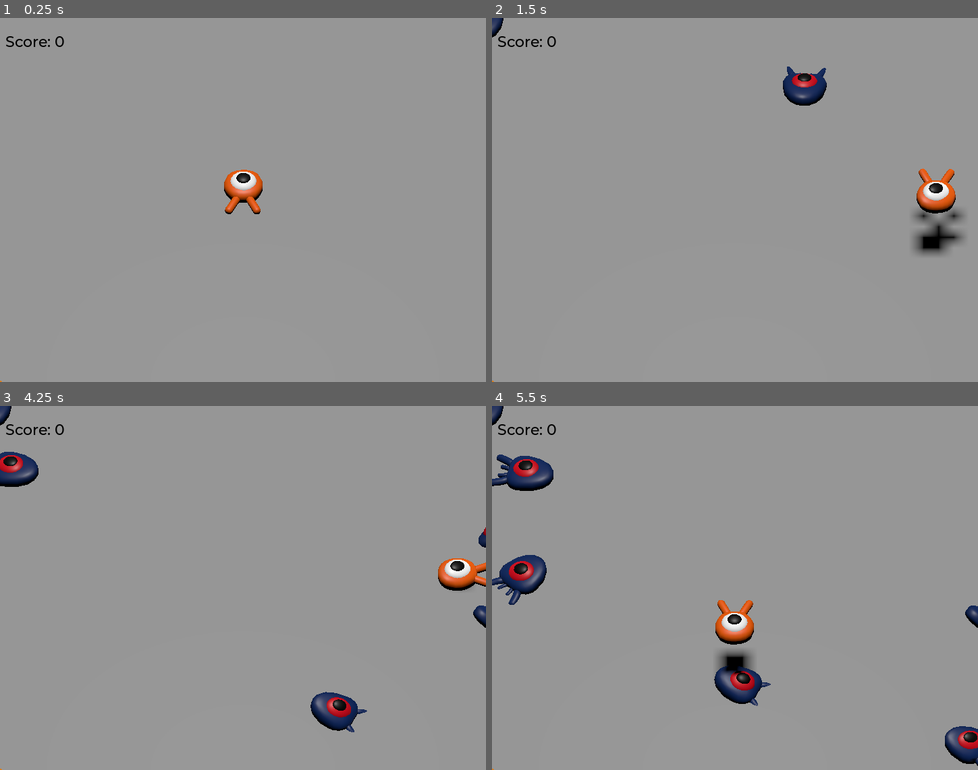
Above: before the commit, frames 1-4 (two rows, left to right).
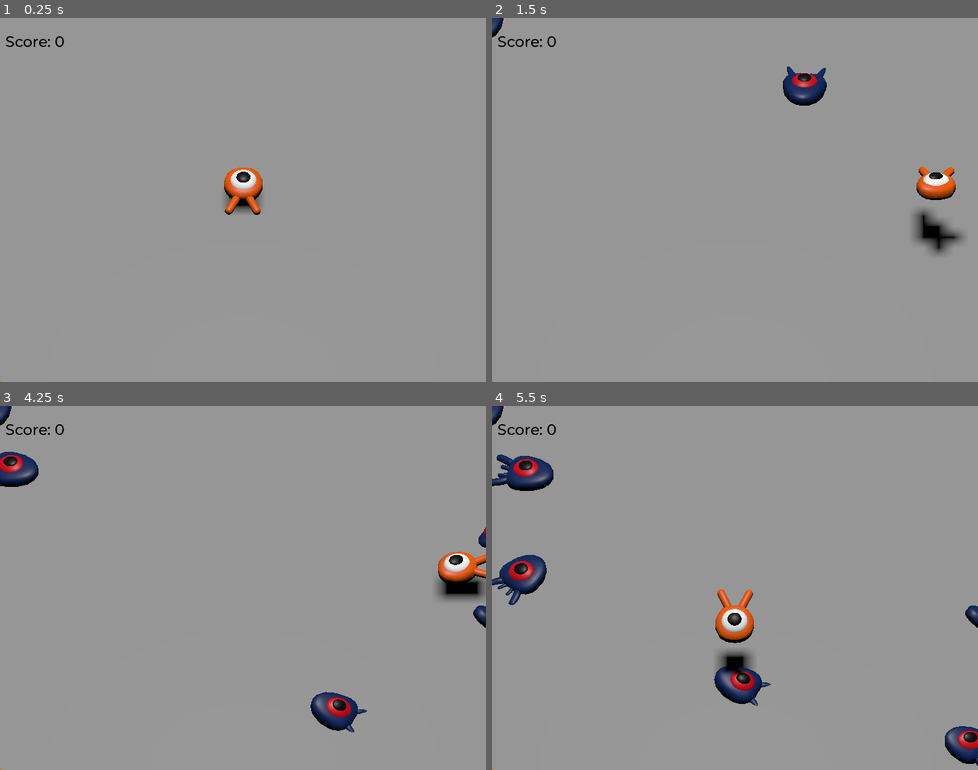
Above: after the commit, the same moments.

Repository: Jhair7474/3D-game-Godot
Game: Godot game, scene res://main.tscn
The game is run twice, just before and just after one commit, with the same random seed, the same clock (stepped at 60 frames per second) and the same inputs.
Inputs:
- Up to frame 1 (0.25 s): no input
- Up to frame 2 (1.5 s): tap Enter (ui_accept) at 0.5 s; hold Right (move_right) 0.53-1.28 s; tap Space (jump) at 0.6, 0.77, 1.07, 1.35 s; hold Down (move_back) from 1.28 s (still down)
- Up to frame 3 (4.25 s): tap Space (jump) at 1.52, 1.82, 2.1, 2.85, 3.02, 3.32, 3.6, 3.77, 4.07 s; release Down (move_back) at 2.03 s; hold Right (move_right) 2.03-2.78 s; hold Up (move_forward) 2.78-3.53 s; hold Left (move_left) from 3.53 s (still down)
- Up to frame 4 (5.5 s): tap Space (jump) at 4.35, 4.52, 4.82, 5.1 s; release Left (move_left) at 5.03 s; hold Down (move_back) from 5.03 s (still down)

The runs differ from the first frame. In frame 1, 0.3% of the frame differs, in the area x 46-55%, y 41-55%; in frame 2, 1.3%, in the area x 86-98%, y 40-66%; in frame 3, 1.1%; in frame 4, 0.6%.

Commit message:
implementacion de animacion al jugador

Diff:
--- a/main.tscn
+++ b/main.tscn
@@ -115,7 +115,7 @@
 anchor_bottom = 1.0
 grow_horizontal = 2
 grow_vertical = 2
-color = Color(0, 0, 0, 1)
+color = Color(0, 0, 0, 0.59607846)
 
 [node name="Label" type="Label" parent="UserInterface/Retry"]
 layout_mode = 1
--- a/player.gd
+++ b/player.gd
@@ -2,7 +2,7 @@
 
 signal hit
 
-# How fast the player moves in meters per second
+# How fast the player moves in meters per second.
 @export var speed = 14
 # The downward acceleration while in the air, in meters per second squared.
 @export var fall_acceleration = 75
@@ -31,18 +31,21 @@
 	if Input.is_action_pressed("move_forward"):
 		direction.z = direction.z - 1
 
-	# Prevent diagonal moving fast af
+	# Prevent diagonal movement being very fast
 	if direction != Vector3.ZERO:
 		direction = direction.normalized()
 		# Setting the basis property will affect the rotation of the node.
 		$Pivot.basis = Basis.looking_at(direction)
+		$AnimationPlayer.speed_scale = 4
+	else:
+		$AnimationPlayer.speed_scale = 1
 
 	# Ground Velocity
 	target_velocity.x = direction.x * speed
 	target_velocity.z = direction.z * speed
 
 	# Vertical Velocity
-	if not is_on_floor(): # If in the air, fall towards the floor. Literally gravity
+	if not is_on_floor(): # If in the air, fall towards the floor
 		target_velocity.y = target_velocity.y - (fall_acceleration * delta)
 
 	# Jumping.
@@ -74,6 +77,8 @@
 	velocity = target_velocity
 	move_and_slide()
 
+	$Pivot.rotation.x = PI / 6 * velocity.y / jump_impulse
+
 # And this function at the bottom.
 func die():
 	hit.emit()
--- a/player.tscn
+++ b/player.tscn
@@ -7,6 +7,92 @@
 
 [sub_resource type="CylinderShape3D" id="CylinderShape3D_onrkg"]
 height = 0.45409393
+
+[sub_resource type="Animation" id="Animation_onrkg"]
+resource_name = "float"
+length = 1.2
+loop_mode = 1
+tracks/0/type = "value"
+tracks/0/imported = false
+tracks/0/enabled = true
+tracks/0/path = NodePath("Pivot/Character:position")
+tracks/0/interp = 1
+tracks/0/loop_wrap = true
+tracks/0/keys = {
+"times": PackedFloat32Array(0.3, 0.8333333, 1.19),
+"transitions": PackedFloat32Array(0.40612617, 0.4506253, 2.2973976),
+"update": 0,
+"values": [Vector3(0, 0, 0), Vector3(0, 0.6, 0), Vector3(0, 0.35, 0)]
+}
+tracks/1/type = "value"
+tracks/1/imported = false
+tracks/1/enabled = true
+tracks/1/path = NodePath("Pivot/Character:rotation")
+tracks/1/interp = 1
+tracks/1/loop_wrap = true
+tracks/1/keys = {
+"times": PackedFloat32Array(0.1, 0.6, 1.19),
+"transitions": PackedFloat32Array(0.40612617, 0.4506253, 2.2973976),
+"update": 0,
+"values": [Vector3(0, 0, 0), Vector3(0.15707964, 0, 0), Vector3(-0.15707964, 0, 0)]
+}
+tracks/2/type = "value"
+tracks/2/imported = false
+tracks/2/enabled = false
+tracks/2/path = NodePath("Pivot/Character:scale")
+tracks/2/interp = 1
+tracks/2/loop_wrap = true
+tracks/2/keys = {
+"times": PackedFloat32Array(),
+"transitions": PackedFloat32Array(),
+"update": 0,
+"values": []
+}
+
+[sub_resource type="Animation" id="Animation_i3pqv"]
+length = 0.001
+tracks/0/type = "value"
+tracks/0/imported = false
+tracks/0/enabled = true
+tracks/0/path = NodePath("Pivot/Character:position")
+tracks/0/interp = 1
+tracks/0/loop_wrap = true
+tracks/0/keys = {
+"times": PackedFloat32Array(0),
+"transitions": PackedFloat32Array(1),
+"update": 0,
+"values": [Vector3(0, 0, 0)]
+}
+tracks/1/type = "value"
+tracks/1/imported = false
+tracks/1/enabled = true
+tracks/1/path = NodePath("Pivot/Character:rotation")
+tracks/1/interp = 1
+tracks/1/loop_wrap = true
+tracks/1/keys = {
+"times": PackedFloat32Array(0),
+"transitions": PackedFloat32Array(1),
+"update": 0,
+"values": [Vector3(0, 0, 0)]
+}
+tracks/2/type = "value"
+tracks/2/imported = false
+tracks/2/enabled = true
+tracks/2/path = NodePath("Pivot/Character:scale")
+tracks/2/interp = 1
+tracks/2/loop_wrap = true
+tracks/2/keys = {
+"times": PackedFloat32Array(0),
+"transitions": PackedFloat32Array(1),
+"update": 0,
+"values": [Vector3(1, 1, 1)]
+}
+
+[sub_resource type="AnimationLibrary" id="AnimationLibrary_hqtel"]
+_data = {
+&"RESET": SubResource("Animation_i3pqv"),
+&"float": SubResource("Animation_onrkg")
+}
 
 [node name="Player" type="CharacterBody3D"]
 collision_mask = 6
@@ -29,4 +115,10 @@
 transform = Transform3D(2, 0, 0, 0, 2, 0, 0, 0, 2, 0, 0.21620464, 0)
 shape = SubResource("CylinderShape3D_onrkg")
 
+[node name="AnimationPlayer" type="AnimationPlayer" parent="."]
+libraries = {
+&"": SubResource("AnimationLibrary_hqtel")
+}
+autoplay = "float"
+
 [connection signal="body_entered" from="MobDetector" to="." method="_on_mob_detector_body_entered"]
Not shown: 1 places in main.tscn that only renumber resources
Not shown: 1 places in player.tscn that only renumber resources
